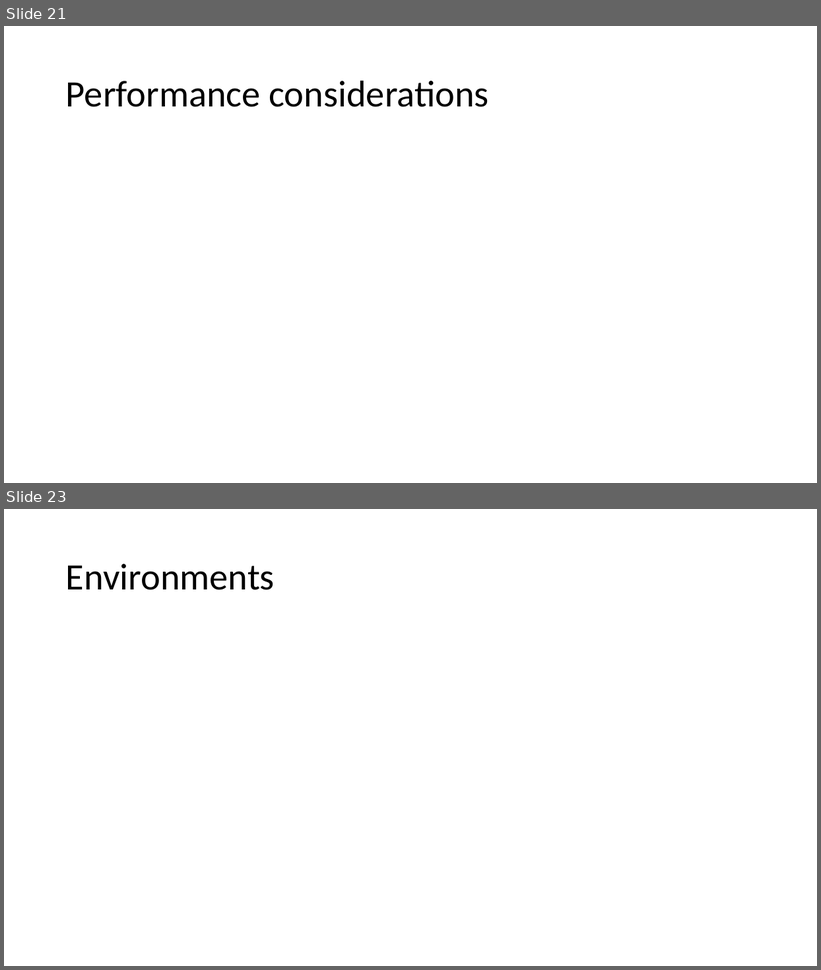
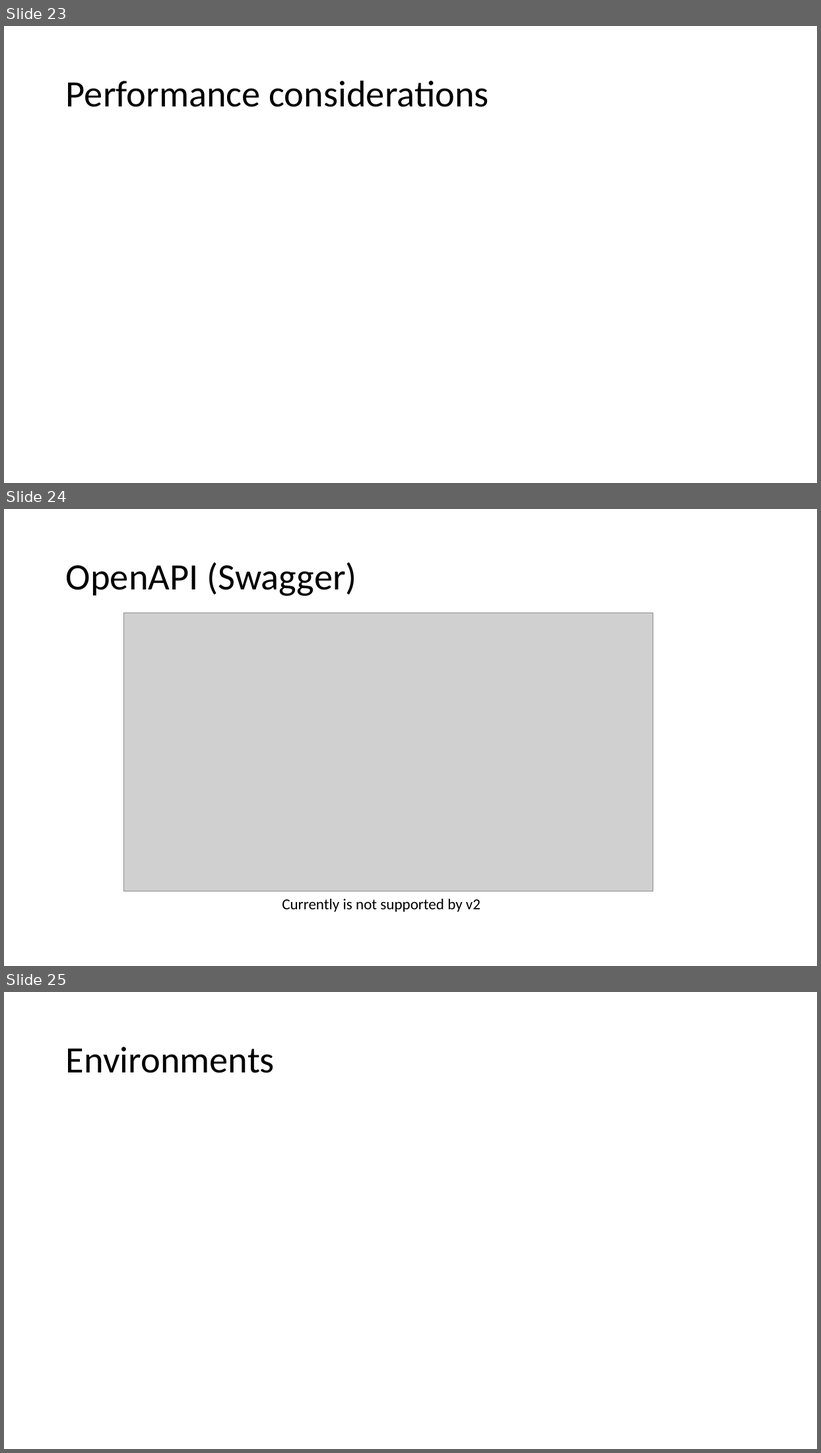
Before and after one commit to Dekorg/TrackApartmentsApp, a slide deck: Presentation/Azure Functions.pptx. Shown one above the other, each under a label of ours: slides 21 and 23 before the commit, slides 23, 24 and 25 after it; the slides between them are not shown. The pictures are 821x970 and 821x1453 pixels, drawn with LibreOffice and Linux fonts; fonts in the diff are those of the drawing; grey boxes stand for pictures. Boxes give left, top, right and bottom in pixels: in the first picture for what was removed or moved away, otherwise in the second. Text is boxed around its words. In the diff, an @@ line names an element or a change of style, - is before the commit and + after.

```diff
--- a/Presentation/Azure Functions.pptx
+++ b/Presentation/Azure Functions.pptx
@@ slide 24 added at [4,509,817,966], background #FFFFFF @@
@@ title added at [66,562,357,596], 44 pt, text #000000 @@
+OpenAPI (Swagger)
@@ picture added at [123,613,653,892] @@
@@ text added at [282,899,481,912], 18 pt, text #000000 @@
+Currently is not supported by v2
@@ what was slide 21 is now slide 23 @@
@@ what was slide 23 is now slide 25 @@
```
Also in this commit, not shown: 1 slide changed, 2 other slides added, 1 slide removed, 9 other files.
